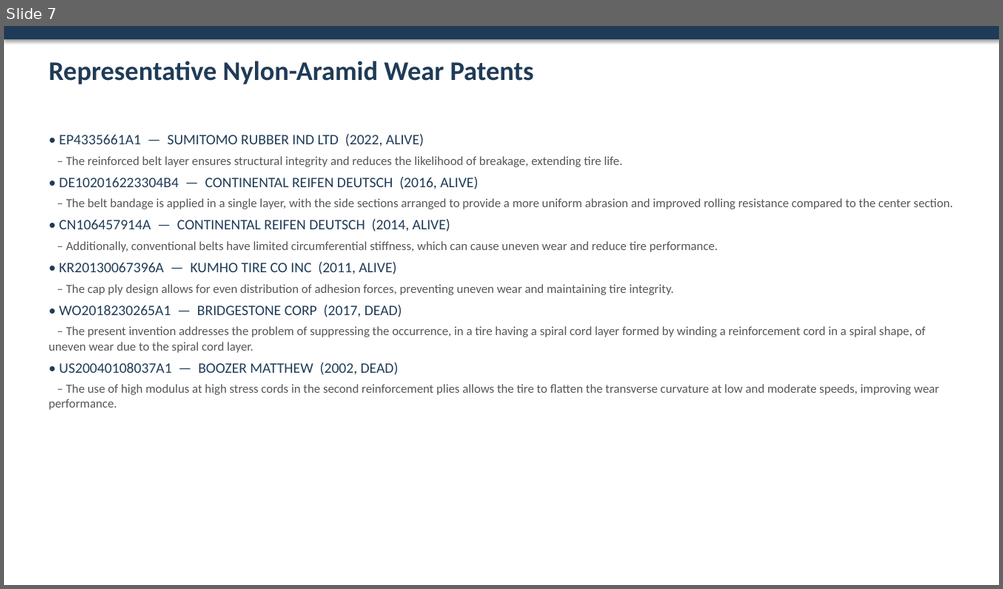
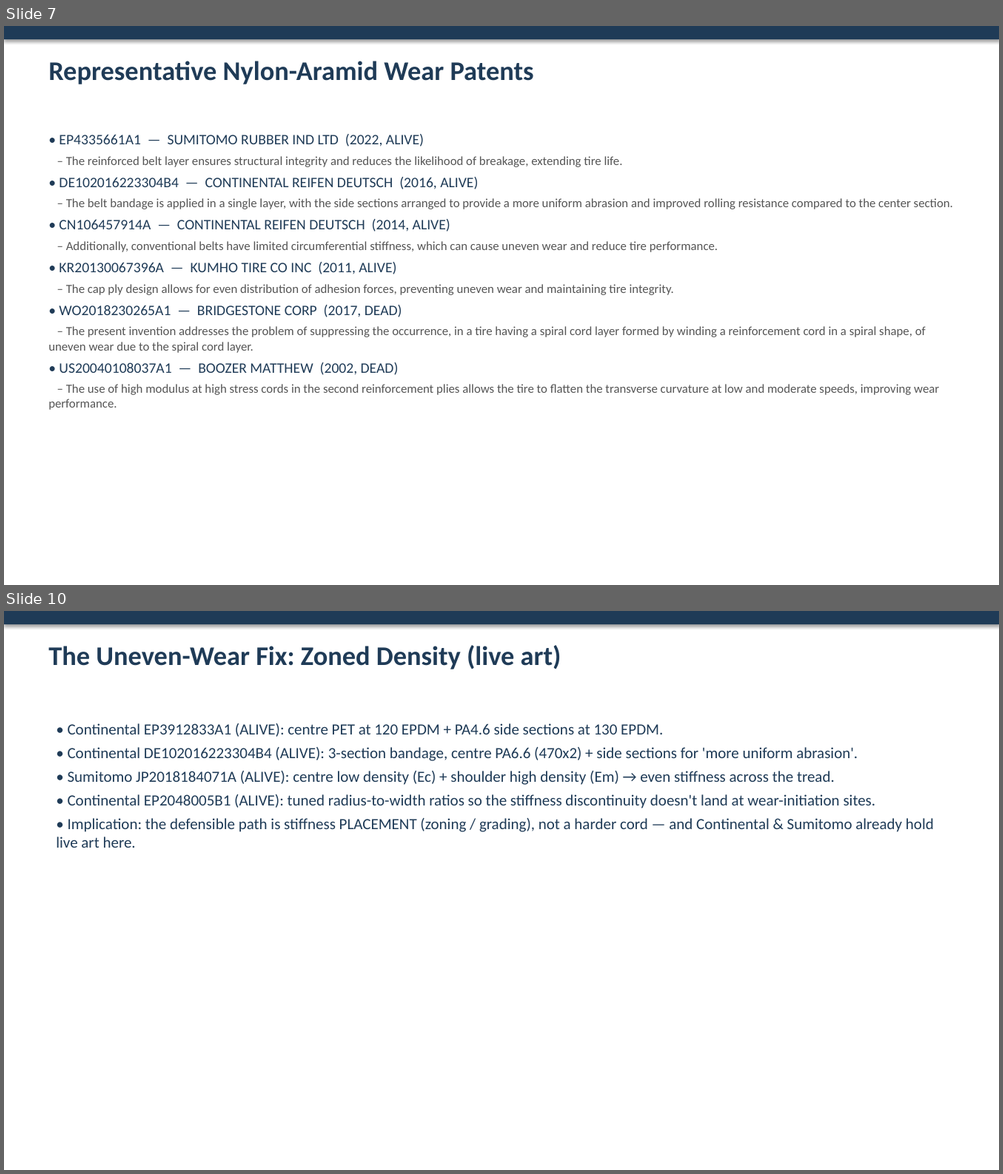
Before and after one commit to sreeharshahr09-gif/Sri, a slide deck: reports/Hybrid_Cord_Wear_Analysis.pptx. Shown one above the other, each under a label of ours: slide 7 before the commit, slides 7 and 10 after it; the slides between them are not shown. The pictures are 1003x589 and 1003x1174 pixels, drawn with LibreOffice and Linux fonts; fonts in the diff are those of the drawing. Boxes give left, top, right and bottom in pixels: in the first picture for what was removed or moved away, otherwise in the second. Text is boxed around its words. In the diff, an @@ line names an element or a change of style, - is before the commit and + after.

```diff
--- a/reports/Hybrid_Cord_Wear_Analysis.pptx
+++ b/reports/Hybrid_Cord_Wear_Analysis.pptx
@@ slide 10 added at [4,611,999,1170], background #FFFFFF @@
@@ rectangle added at [4,611,999,624], fill #1F3B57 @@
@@ text added at [48,645,561,669], 26 pt, text #1F3B57, bold @@
+The Uneven-Wear Fix: Zoned Density (live art)
@@ text added at [56,723,933,848], 15 pt, text #1F3B57 @@
+• Continental EP3912833A1 (ALIVE): centre PET at 120 EPDM + PA4.6 side sections at 130 EPDM.
+• Continental DE102016223304B4 (ALIVE): 3-section bandage, centre PA6.6 (470x2) + side sections for 'more uniform abrasion'.
+• Sumitomo JP2018184071A (ALIVE): centre low density (Ec) + shoulder high density (Em) → even stiffness across the tread.
+• Continental EP2048005B1 (ALIVE): tuned radius-to-width ratios so the stiffness discontinuity doesn't land at wear-initiation sites.
+• Implication: the defensible path is stiffness PLACEMENT (zoning / grading), not a harder cord — and Continental & Sumitomo already hold live art here.
```
Also in this commit, not shown: 1 slide changed, 2 other slides added, 2 other files.
